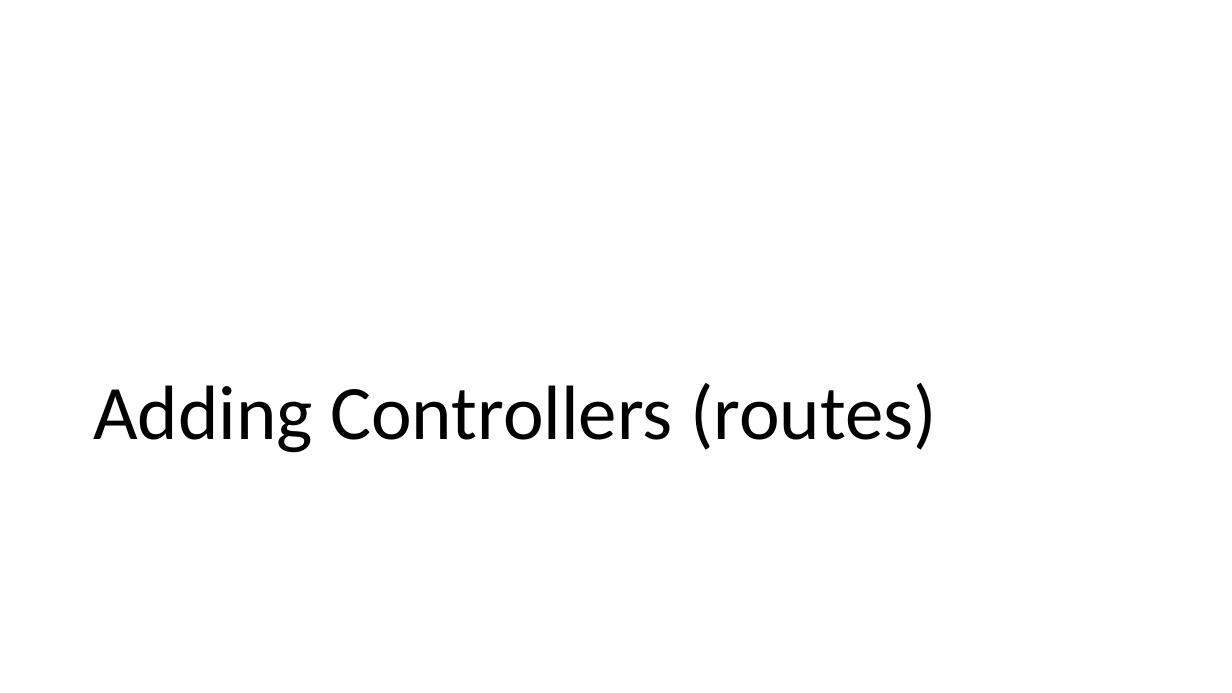
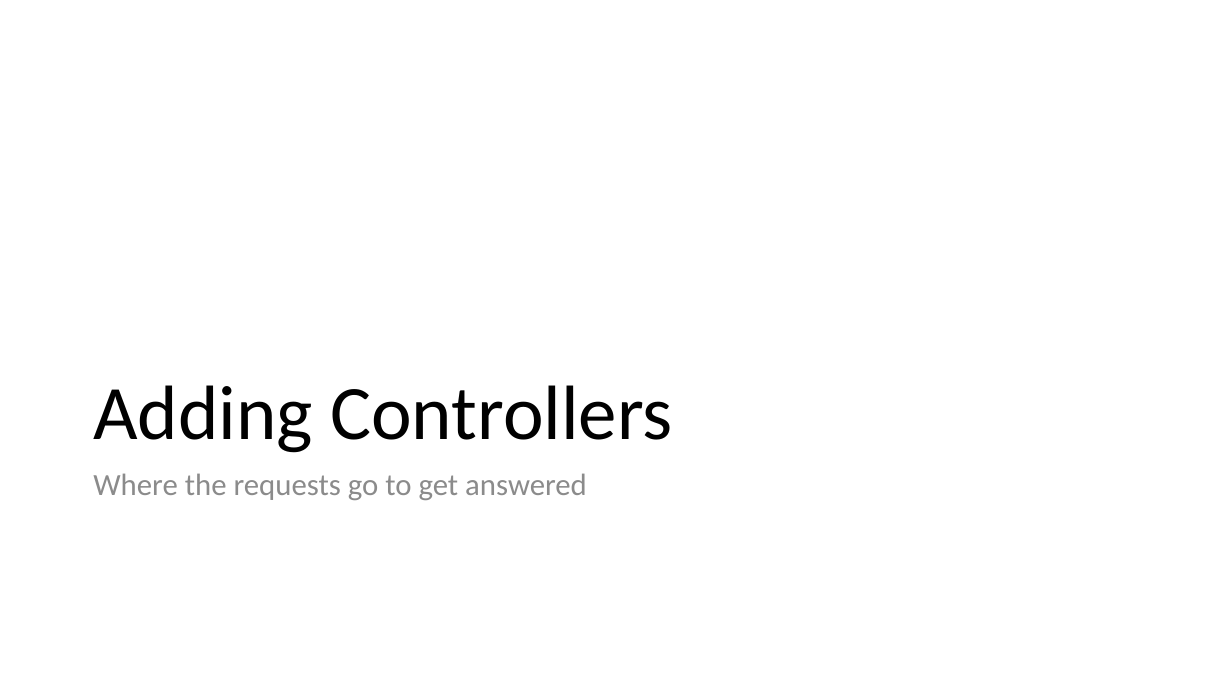
Before and after one commit to aibolit/SixOneFourEight, a slide deck: slide 9 of Presentation.pptx. Drawn at 1232x693 pixels with LibreOffice and Linux fonts; fonts in the diff are those of the drawing. Boxes give left, top, right and bottom in pixels: in the first picture for what was removed or moved away, otherwise in the second. Text is boxed around its words. In the diff, an @@ line names an element or a change of style, - is before the commit and + after.

```diff
--- a/Presentation.pptx
+++ b/Presentation.pptx
@@ title at box(93, 385, 673, 453): text changed @@
-Adding Controllers (routes)
+Adding Controllers
@@ text added at box(93, 473, 587, 500), 24 pt, text #8C8C8C @@
+Where the requests go to get answered
```
Also in this commit, not shown: 8 other slides changed, 1 slide added, 3 slides removed, 2 other files.
